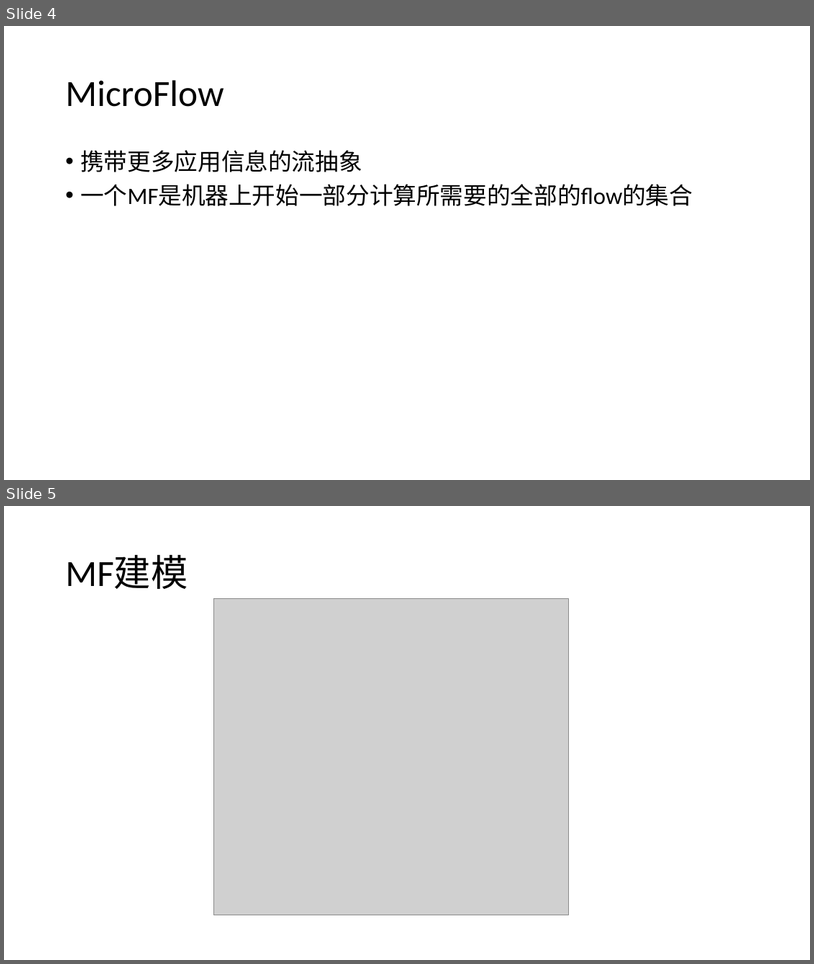
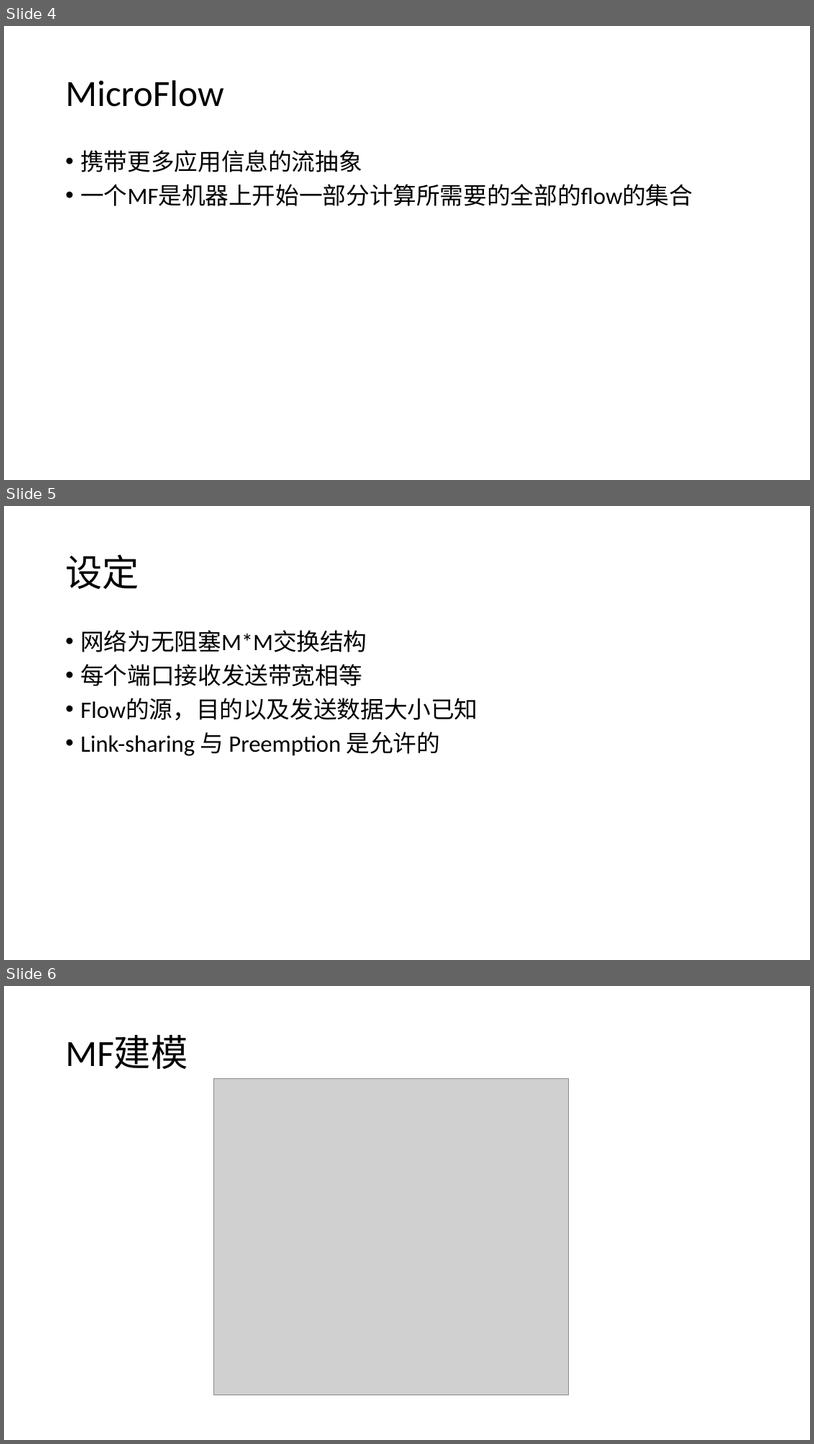
Before and after one commit to fhowen/metaflow, a slide deck: document/microflow.pptx. Shown one above the other, each under a label of ours: slides 4 and 5 before the commit, slides 4, 5 and 6 after it. The pictures are 814x964 and 814x1444 pixels, drawn with LibreOffice and Linux fonts; fonts in the diff are those of the drawing; grey boxes stand for pictures. Boxes give left, top, right and bottom in pixels: in the first picture for what was removed or moved away, otherwise in the second. Text is boxed around its words. In the diff, an @@ line names an element or a change of style, - is before the commit and + after.

Commit message:
modify

```diff
--- a/document/microflow.pptx
+++ b/document/microflow.pptx
@@ slide 5 added at <box>4,506,810,960</box>, background #FFFFFF @@
@@ title added at <box>65,554,139,589</box>, 44 pt, text #000000 @@
+设定
@@ text added at <box>80,630,478,756</box>, 28 pt, text #000000 @@
+• 网络为无阻塞M*M交换结构
+• 每个端口接收发送带宽相等
+• Flow的源，目的以及发送数据大小已知
+• Link-sharing 与 Preemption 是允许的
@@ what was slide 5 is now slide 6 @@
```
Also in this commit, not shown: 1 other slide added.
